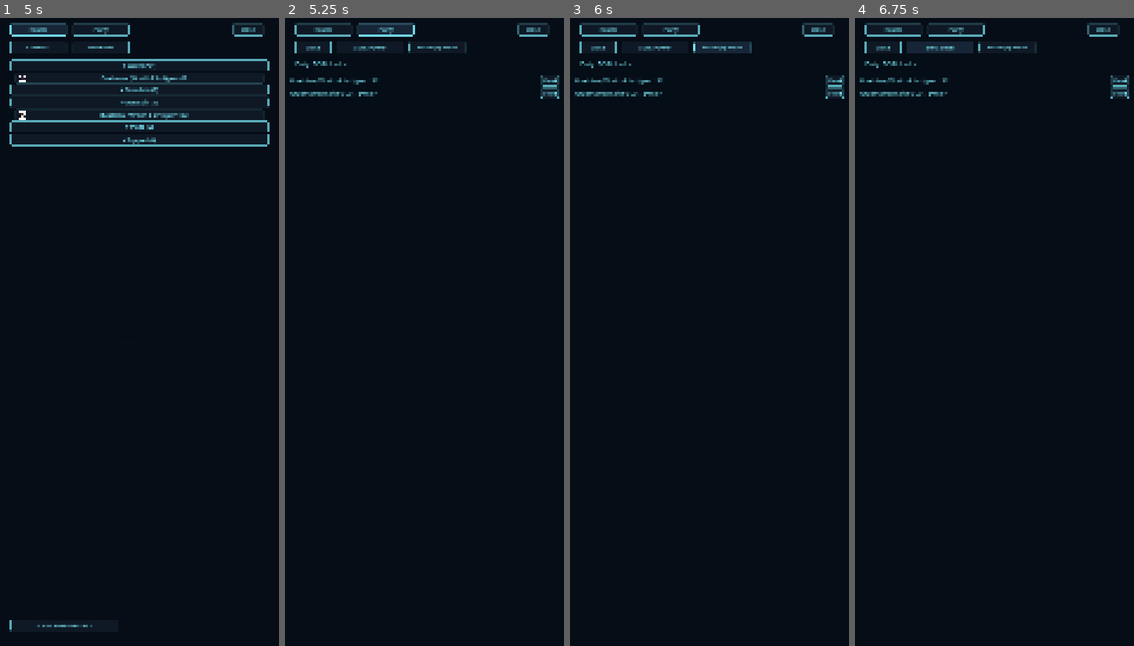
Above: before the commit, frames 1-4 (left to right).
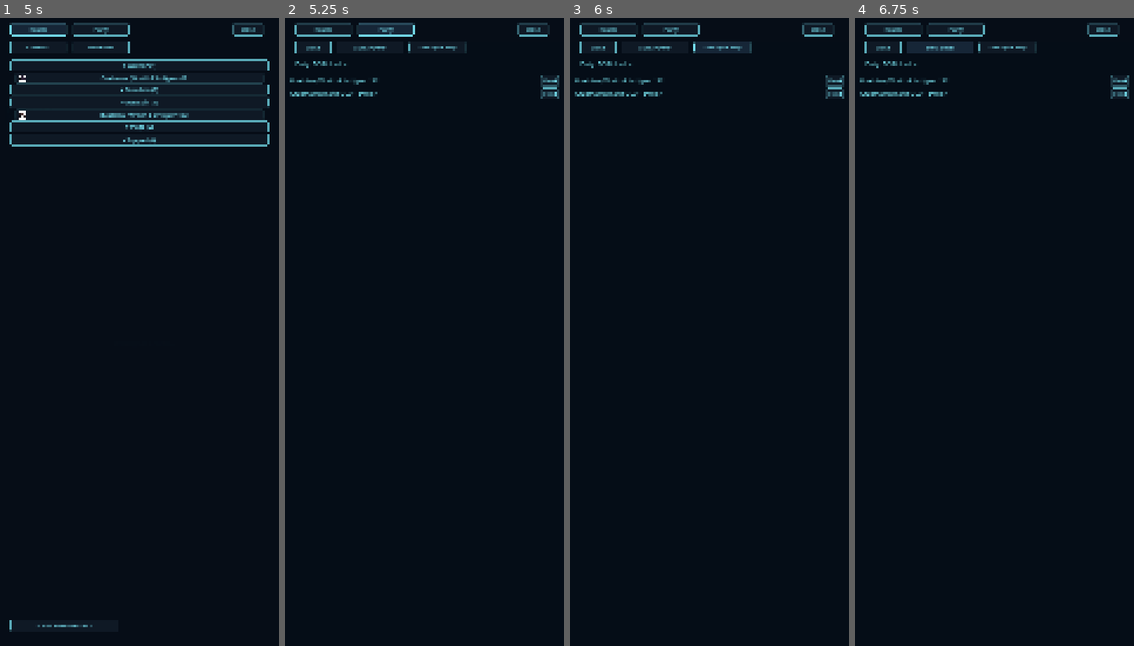
Above: after the commit, the same moments.

Repository: Luke-AI-Developments/HollowHunter
Game: Godot game, scene res://scenes/main.tscn
The game is run twice, just before and just after one commit, with the same random seed, the same clock (stepped at 60 frames per second) and the same inputs.
Inputs (mouse positions are in pixels of both pictures, inside the frame that each line leads up to):
- Up to frame 1 (5 s): tap Enter at 0.5 s; move the mouse to (200, 300) at 0.52 s; hold Shift 0.53-1.25 s; click (200, 300) at 0.67 s; click "Warrior" at 1.25 s; click "Let's go" at 2 s; click "☰ Menu" at 2.75 s; click "Army" at 3.5 s; click "Roster" at 4.25 s
- Up to frame 2 (5.25 s): click "Party" at 5 s
- Up to frame 3 (6 s): click "Auto-Equip Squad" (after the commit: "Auto-Equip Party") at 5.75 s
- Up to frame 4 (6.75 s): click "Sort: Power" at 6.5 s

Frame 1 is identical in both runs. In frame 2, 0.2% of the frame differs, in the area x 2-99%, y 4-13%; in frame 3, 0.2%; in frame 4, 0.2%.

Commit message:
fix: prune active_party_ids on convert/fuse; PARTY_SIZE const; doc + UX polish

Diff:
--- a/core/game_logic.gd
+++ b/core/game_logic.gd
@@ -11,6 +11,7 @@
 const SHADOW_LEVEL_SCALE := 0.05
 const MONARCH_SCALE := 0.01
 const SQUAD_SIZE := 6
+const PARTY_SIZE := 3  ## §16: shadows you manually field per fight (you + these = party of 4)
 const GATE_ARMY_WEIGHT := 0.25  # squad counts 25% at gates — level dominates
 const RAID_ARMY_WEIGHT := 1.0  # full army counts in the Nadir raid
 const CLAIM_TRIES := 3
--- a/core/hunter_state.gd
+++ b/core/hunter_state.gd
@@ -65,9 +65,9 @@
 ## stronghold_last_collected -- GateBreak.should_trigger() reads this as the cooldown anchor.
 var active_party_ids: Array = []  ## Phase 3/step 6: up to 3 gate-squad (§17) shadow
 ## instance_ids the player has manually chosen to field (you + these 3 = the party of 4,
-## §16). Empty = no manual pick yet -- SquadBuilder.resolve_party() falls back to
-## auto-picking the strongest 3, the same behavior as before this field existed, so old
-## saves (and anyone who never opens the Squad panel) are unaffected.
+## §16). Empty = you fight understrength (just your hunter, or +1/+2) -- there is no
+## auto-fill. resolve_party() returns exactly the live ids here, in pick order, capped at
+## GameLogic.PARTY_SIZE.
 var crystals: int = 0  ## Phase 4/shop step 1: the premium currency (§14/§26) -- spent on
 ## Essence/ticket bundles and cosmetics via the Shop panel. Real-money acquisition (Google
 ## Play Billing) is NOT built (a separate native-plugin integration, out of scope for this
@@ -236,9 +236,10 @@
 ## surface that ("field 3 already chosen") rather than this silently
 ## picking who gets dropped. Removing always succeeds. No army-membership
 ## check here -- SquadBuilder.resolve_party() already tolerates stale ids
-## (a shadow that left the squad) by skipping and backfilling.
+## (a shadow that left the squad) by skipping (no backfill -- resolve_party
+## returns fewer than PARTY_SIZE if some picks are stale).
 func toggle_party_member(
-	shadow_instance_id: String, fielded: bool, max_party_size: int = 3
+	shadow_instance_id: String, fielded: bool, max_party_size: int = GameLogic.PARTY_SIZE
 ) -> bool:
 	var already_in := active_party_ids.has(shadow_instance_id)
 	if fielded == already_in:
@@ -354,7 +355,10 @@
 ## (removes) the duplicate and grants the target ShadowLeveling.
 ## FUSE_LEVEL_CHUNK levels (capped at LEVEL_CAP), spending Essence per
 ## ShadowLeveling.fuse_cost(). Both must exist, be different shadows, and
-## share a monster_id. No-op (false, nothing changed) otherwise.
+## share a monster_id. No-op (false, nothing changed) otherwise. Also drops
+## the consumed duplicate from the fielded party (active_party_ids) so fusing
+## away a fielded shadow can't leave a ghost id that caps the picker below
+## PARTY_SIZE.
 func fuse_shadow(target_instance_id: String, duplicate_instance_id: String) -> bool:
 	if target_instance_id == duplicate_instance_id:
 		return false
@@ -373,6 +377,7 @@
 	essence -= cost
 	army[target_idx]["level"] = ShadowLeveling.fuse_result_level(current_level)
 	unassign_shadow(duplicate_instance_id)
+	active_party_ids.erase(duplicate_instance_id)
 	army.remove_at(dup_idx)
 	return true
 
@@ -383,7 +388,9 @@
 ## protects a shadow from mass-convert. (mass_convert already filters locked
 ## shadows upstream via surplus_shadow_ids; this closes the direct-call
 ## path.) Also clears any stronghold-facility assignment so the relinquished
-## shadow stops being counted / accrued for.
+## shadow stops being counted / accrued for, and drops it from the fielded
+## party (active_party_ids) so a relinquished shadow can't leave a ghost id
+## that caps the picker below PARTY_SIZE.
 func convert_shadow(shadow_instance_id: String) -> bool:
 	var idx := _army_index(shadow_instance_id)
 	if idx < 0:
@@ -393,6 +400,7 @@
 	var grade: String = army[idx].get("grade", "")
 	essence += GameLogic.essence_for_converted_shadow(grade)
 	unassign_shadow(shadow_instance_id)
+	active_party_ids.erase(shadow_instance_id)
 	army.remove_at(idx)
 	return true
 
--- a/core/squad_builder.gd
+++ b/core/squad_builder.gd
@@ -80,7 +80,9 @@
 ##   "level" -- level desc, then power desc
 ##   "rank"  -- grade S->E (GameLogic.RANK_ORDER index desc), then power desc
 ##   "role"  -- class in CLASSES order, then power desc
-## Any other `mode` sorts as "power".
+## Any other `mode` sorts as "power". An unknown grade/class (RANK_ORDER.find
+## / CLASSES.find -> -1) sorts to an end; harmless since enrich_army always
+## sources `grade`/`clazz` from content.
 static func sort_shadows(enriched: Array, mode: String) -> Array:
 	var out := enriched.duplicate()
 	match mode:
@@ -136,7 +138,7 @@
 	var chosen := []
 	var seen := {}
 	for id in active_party_ids:
-		if chosen.size() >= 3:
+		if chosen.size() >= GameLogic.PARTY_SIZE:
 			break
 		if by_id.has(id) and not seen.has(id):
 			chosen.append(by_id[id])
--- a/scenes/army_view.gd
+++ b/scenes/army_view.gd
@@ -249,6 +249,16 @@
 		),
 		_party_sort_mode
 	)
+	# Defensive prune: a stale save (or an older build) could hold a fielded id
+	# for a shadow that's no longer in the army, which would disable every
+	# picker row. Drop any such id and persist before refreshing.
+	var live_ids := {}
+	for e: Dictionary in sorted_army:
+		live_ids[e["instance_id"]] = true
+	var pruned := _state.active_party_ids.filter(func(id: String) -> bool: return live_ids.has(id))
+	if pruned.size() != _state.active_party_ids.size():
+		_state.active_party_ids = pruned
+		_after_mutation()
 	party_tab.refresh(sorted_army, _state.active_party_ids)
 
 
--- a/scenes/main.tscn
+++ b/scenes/main.tscn
@@ -582,7 +582,7 @@
 offset_right = 700.0
 offset_bottom = 140.0
 theme_override_font_sizes/font_size = 18
-text = "Auto-Equip Squad"
+text = "Auto-Equip Party"
 
 [node name="InfoLabel" type="Label" parent="GameUI/ArmyPanel/SquadTab"]
 offset_left = 40.0
--- a/scenes/party_view.gd
+++ b/scenes/party_view.gd
@@ -48,13 +48,14 @@
 		rows_container.remove_child(c)
 		c.queue_free()
 
-	var party_full := active_party_ids.size() >= 3
+	var party_full := active_party_ids.size() >= GameLogic.PARTY_SIZE
 	for e: Dictionary in sorted_army:
 		var instance_id: String = e["instance_id"]
 		var fielded := active_party_ids.has(instance_id)
 
 		var row := HBoxContainer.new()
 		row.add_theme_constant_override("separation", 12)
+		row.custom_minimum_size = Vector2(0, 44)
 
 		var row_label := Label.new()
 		row_label.size_flags_horizontal = Control.SIZE_EXPAND_FILL
@@ -79,8 +80,12 @@
 		rows_container.add_child(row)
 
 	info_label.text = (
-		"Party: %d/3 fielded -- %s"
-		% [active_party_ids.size(), ", ".join(_fielded_names(sorted_army, active_party_ids))]
+		"Party: %d/%d fielded -- %s"
+		% [
+			active_party_ids.size(),
+			GameLogic.PARTY_SIZE,
+			", ".join(_fielded_names(sorted_army, active_party_ids)),
+		]
 	)
 
 
--- a/tests/unit/test_hunter_state.gd
+++ b/tests/unit/test_hunter_state.gd
@@ -625,6 +625,27 @@
 	var shadow := s.claim_shadow("mon_grubmaw", "E")
 	assert_true(s.convert_shadow(shadow["instance_id"]))
 	assert_eq(s.army.size(), 0)
+
+
+func test_convert_shadow_drops_it_from_the_fielded_party() -> void:
+	var s := HunterState.new_default("WARRIOR")
+	var a := s.claim_shadow("mon_grubmaw", "E")
+	assert_true(s.toggle_party_member(a["instance_id"], true))
+	assert_true(s.active_party_ids.has(a["instance_id"]))
+	assert_true(s.convert_shadow(a["instance_id"]))
+	assert_false(
+		s.active_party_ids.has(a["instance_id"]), "a relinquished shadow must not stay fielded"
+	)
+
+
+func test_fuse_shadow_drops_the_consumed_duplicate_from_the_fielded_party() -> void:
+	var s := HunterState.new_default("WARRIOR")
+	var target := s.claim_shadow("mon_ashen_warden", "C")
+	var dup := s.claim_shadow("mon_ashen_warden", "C")
+	s.essence = 100000
+	assert_true(s.toggle_party_member(dup["instance_id"], true))
+	assert_true(s.fuse_shadow(target["instance_id"], dup["instance_id"]))
+	assert_false(s.active_party_ids.has(dup["instance_id"]))
 
 
 func test_claim_shadow_starts_unlocked_and_unfavorited() -> void:
--- a/tests/unit/test_squad_builder.gd
+++ b/tests/unit/test_squad_builder.gd
@@ -1,5 +1,5 @@
 extends GutTest
-## SquadBuilder: army enrichment and class-slotted auto-fill.
+## SquadBuilder: army enrichment, sort_shadows, resolve_party, surplus_shadow_ids.
 
 var monsters: Array
 
